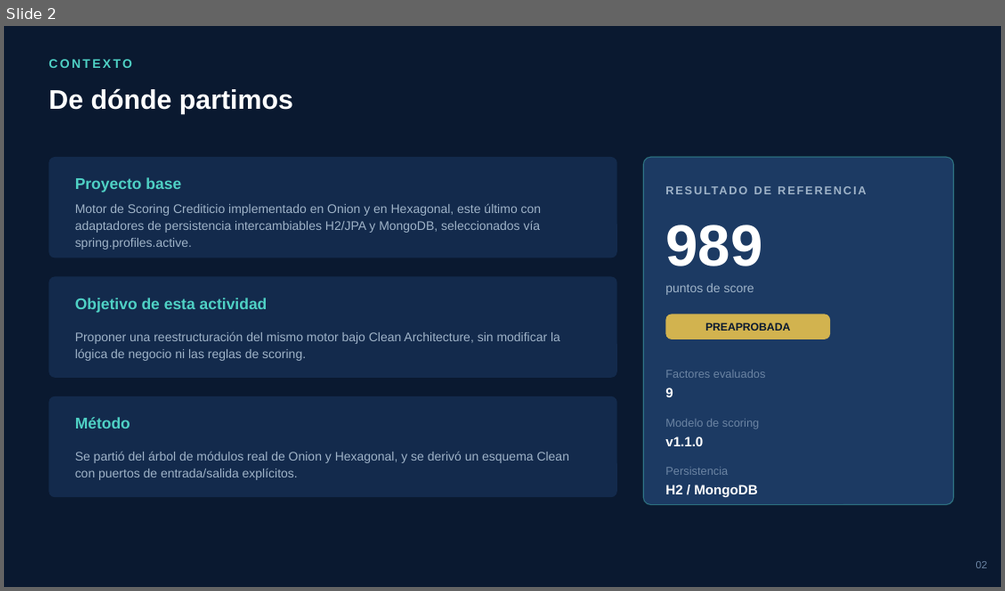
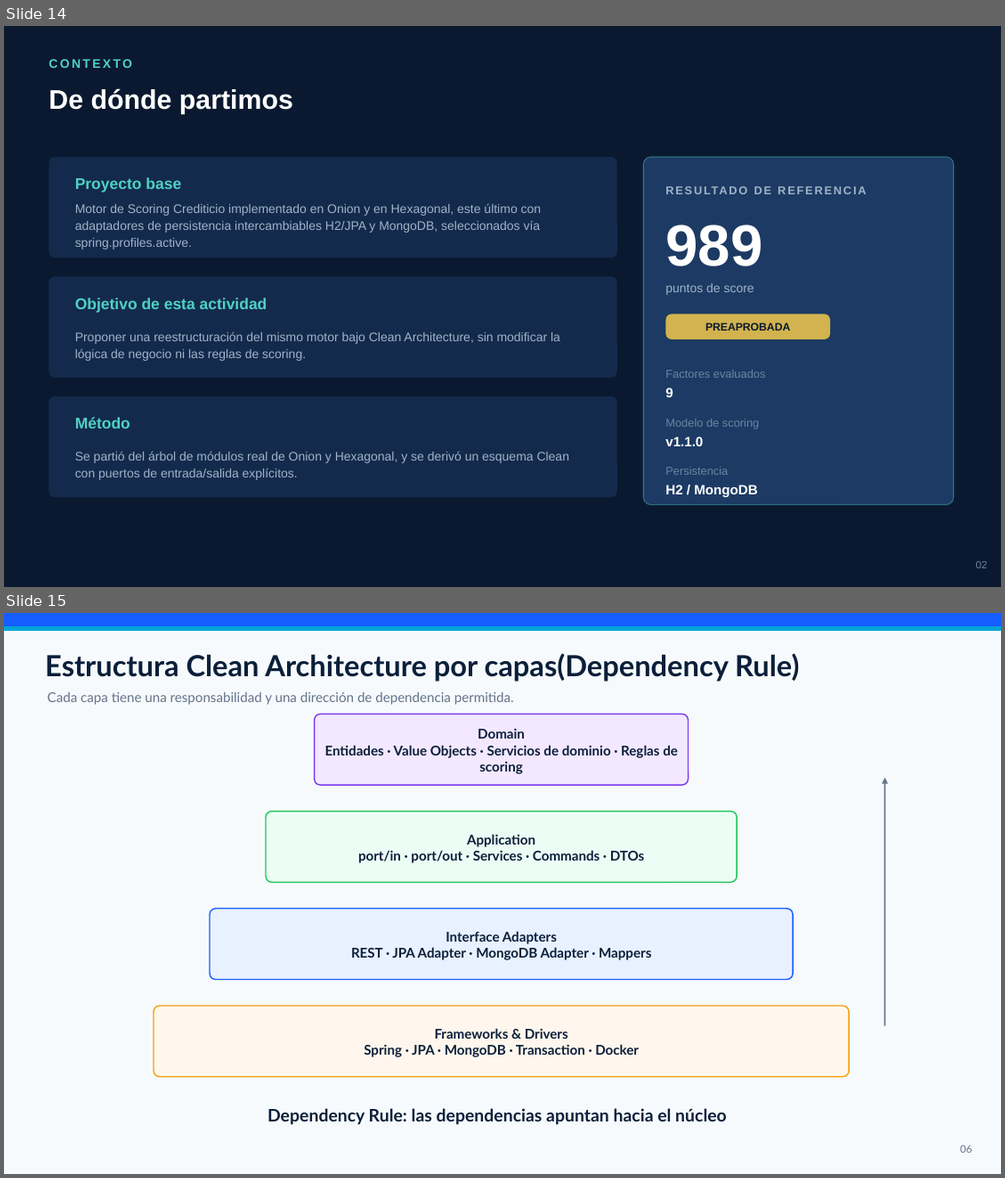
Before and after one commit to JoseJulca/CleanArquitecture, a slide deck: Motor_Scoring_Clean_Architecture.pptx. Shown one above the other, each under a label of ours: slide 2 before the commit, slides 14 and 15 after it. The pictures are 1005x591 and 1005x1178 pixels, drawn with LibreOffice and Linux fonts; fonts in the diff are those of the drawing. Boxes give left, top, right and bottom in pixels: in the first picture for what was removed or moved away, otherwise in the second. Text is boxed around its words. In the diff, an @@ line names an element or a change of style, - is before the commit and + after.

Commit message:
Arquitectura Clean => ppt actualizado

```diff
--- a/Motor_Scoring_Clean_Architecture.pptx
+++ b/Motor_Scoring_Clean_Architecture.pptx
@@ slide 15 added at [4,613,1001,1174], background #F7FAFC @@
@@ rectangle added at [4,613,1001,626], fill #165DFF, outline #165DFF 1 pt @@
@@ rectangle added at [4,626,1001,630], fill #00A6D6, outline #00A6D6 1 pt @@
@@ text added at [45,653,800,682], 28 pt, text #0B1F3A, bold @@
+Estructura Clean Architecture por capas(Dependency Rule)
@@ text added at [48,692,514,705], 13 pt, text #64748B @@
+Cada capa tiene una responsabilidad y una dirección de dependencia permitida.
@@ rounded rectangle added at [315,714,688,785], fill #F3E8FF, outline #7C3AED 1.2 pt @@
@@ text added at [325,728,678,774], 13 pt, text #0B1F3A, bold @@
+Domain
+Entidades · Value Objects · Servicios de dominio · Reglas de scoring
@@ arrow added from (885, 1026) to (885, 778), #64748B 1.5 pt @@
@@ rounded rectangle added at [266,811,736,882], fill #ECFDF5, outline #22C55E 1.2 pt @@
@@ text added at [358,834,645,863], 13 pt, text #0B1F3A, bold @@
+Application
+port/in · port/out · Services · Commands · DTOs
@@ rounded rectangle added at [210,908,793,980], fill #E8F1FF, outline #165DFF 1.2 pt @@
@@ text added at [351,931,651,960], 13 pt, text #0B1F3A, bold @@
+Interface Adapters
+REST · JPA Adapter · MongoDB Adapter · Mappers
@@ rounded rectangle added at [154,1005,849,1077], fill #FFF7ED, outline #F59E0B 1.2 pt @@
@@ text added at [364,1028,639,1057], 13 pt, text #0B1F3A, bold @@
+Frameworks & Drivers
+Spring · JPA · MongoDB · Transaction · Docker
@@ text added at [267,1108,727,1125], 16.6 pt, text #0B1F3A, bold @@
+Dependency Rule: las dependencias apuntan hacia el núcleo
@@ text added at [960,1144,971,1152], 10 pt, text #64748B @@
+06
@@ what was slide 2 is now slide 14 @@
```
Also in this commit, not shown: 1 slide changed, 13 other slides added, 1 slide removed, 1 other file.
